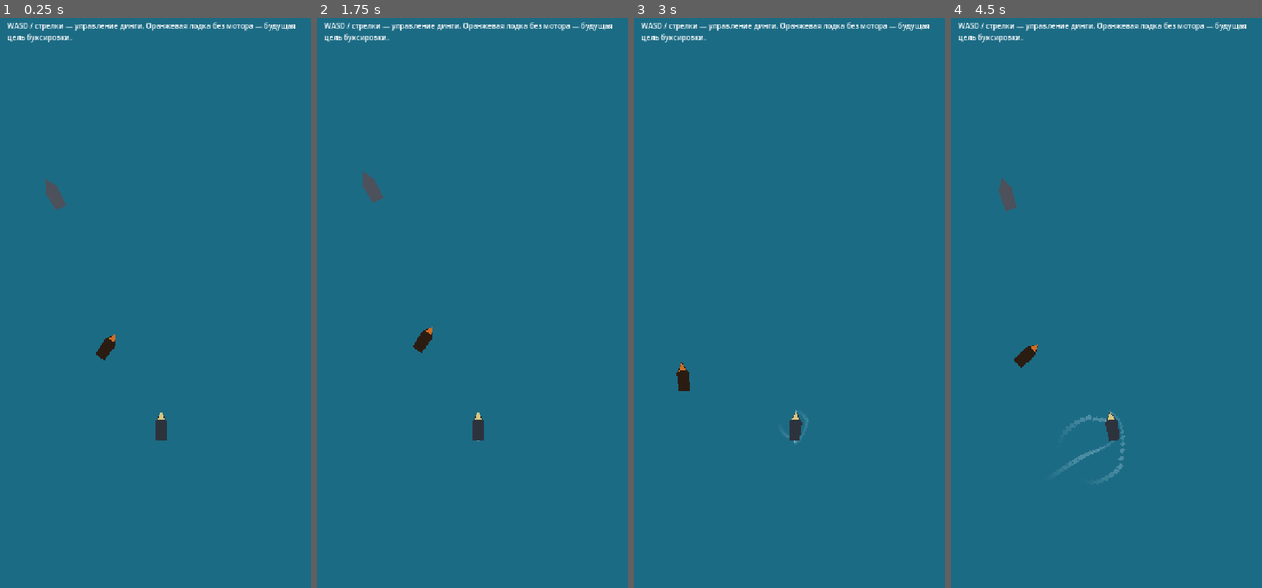
Above: before the commit, frames 1-4 (left to right).
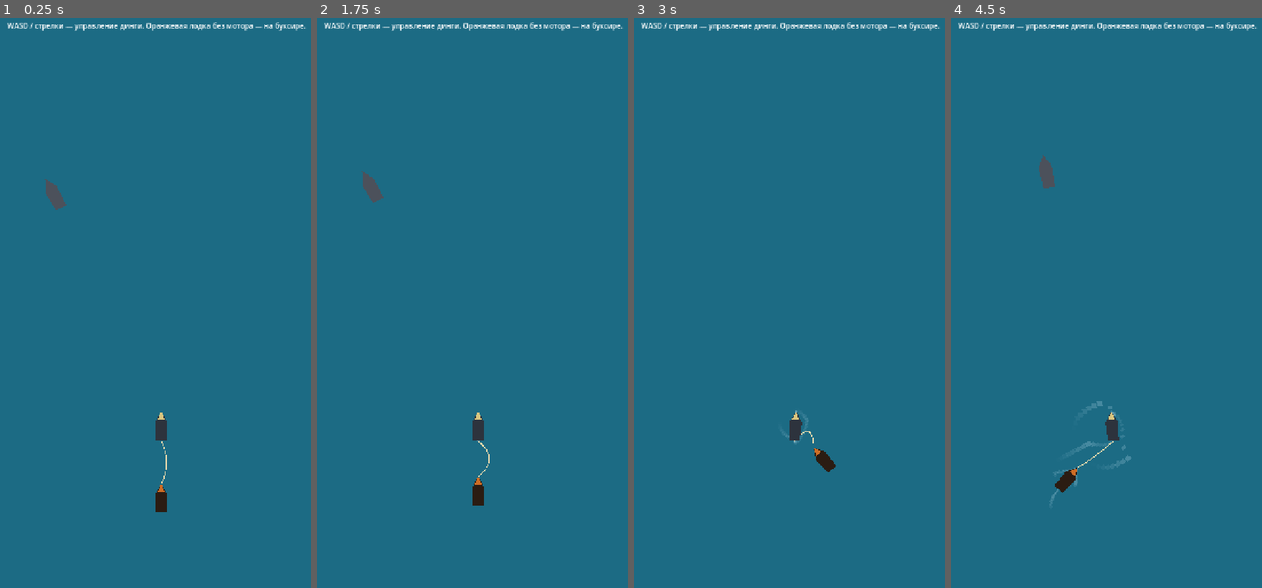
Above: after the commit, the same moments.

Repository: imchrm/bring-dimitrii-luperon
Game: Godot game, scene res://scenes/world/luperon.tscn
Same seed, same stepped clock (60 frames per second), same inputs: the game is played once before the commit and once after it.
Inputs:
- Up to frame 1 (0.25 s): no input
- Up to frame 2 (1.75 s): tap Enter at 0.5 s; hold D (steer_right) 0.53-1.28 s; tap Space at 1.25 s; hold S (reverse) from 1.28 s (still down)
- Up to frame 3 (3 s): release S (reverse) at 2.03 s; hold D (steer_right) 2.03-2.78 s; hold W (thrust) from 2.78 s (still down)
- Up to frame 4 (4.5 s): release W (thrust) at 3.53 s; hold A (steer_left) from 3.53 s (still down)

The runs differ from the first frame. In frame 1, 0.6% of the frame differs, in the area x 2-99%, y 0-87%; in frame 2, 0.6%; in frame 3, 0.6%; in frame 4, 1.5%, in the area x 2-99%, y 0-86%.

Commit message:
Add TowRope: one-sided tow rope in GDScript
Tow rope between Dinghy/TowPoint and DinghyToTow/BowPoint, written in
GDScript instead of DampedSpringJoint2D (a spring that also pushes in
compression).

- Pulls only: force = stiffness * stretch + damping * stretch_rate,
  clamped to [0, max_force]; zero when slack; never pushes even when the
  ends approach quickly (static rope_force).
- Stretch rate uses the anchor point velocities including rotation
  (v + omega x r); force is applied at the anchors, so it also creates
  torque: the towed boat aligns with the rope and trails in the wake.
- Defaults (length 100, stiffness 300, damping 20, max_force 5000) are
  chosen from the explicit-integration stability bound for the worst case
  (sideways load on a 32 px lever, reduced mass ~0.28 kg at 60 Hz).
- Drawn by the same node (Line2D, top_level): straight when taut, a
  parabola with sag depth sqrt(3 * chord * slack / 8) when slack.
- 'attached' toggles physics and drawing, ready for hook/unhook.
- DinghyToTow moved behind the player's stern and attached from start.

Verified headless: straight tow 131 px/s, 1.8 px stretch, 550 N (matches
the thrust/drag balance); full-rudder turn peak 592 N; slack gives exactly
zero force; jerk from slack peaks at 4364 N (< 5000), 4.6 px; 30 s of
circling with no obstacles shows no energy build-up; a sleeping towed
boat is woken and pulled. No invariant violations (finite values, never
pushes, zero force when slack, within max_force) over all scenarios.

Co-Authored-By: Claude Opus 5.5 <noreply@anthropic.com>
Claude-Session: https://claude.ai/code/session_01NyPWaBe8ZHhSeU6k75QsdG

Diff:
--- a/scenes/world/luperon.tscn
+++ b/scenes/world/luperon.tscn
@@ -1,8 +1,9 @@
-[gd_scene load_steps=6 format=3]
+[gd_scene load_steps=7 format=3]
 
 [ext_resource type="Script" path="res://scripts/world/luperon.gd" id="1_lup"]
 [ext_resource type="PackedScene" path="res://scenes/actors/dinghy.tscn" id="2_dinghy"]
 [ext_resource type="Script" path="res://scripts/world/follow_camera.gd" id="3_cam"]
+[ext_resource type="Script" path="res://scripts/actors/tow_rope.gd" id="4_rope"]
 
 [sub_resource type="RectangleShape2D" id="RectangleShape2D_dock"]
 size = Vector2(80, 260)
@@ -69,9 +70,17 @@
 
 [node name="DinghyToTow" parent="." instance=ExtResource("2_dinghy")]
 modulate = Color(0.95, 0.55, 0.3, 1)
-position = Vector2(180, 80)
-rotation = 0.6
+position = Vector2(-162, 200)
 has_engine = false
+
+[node name="TowRope" type="Line2D" parent="." node_paths=PackedStringArray("tug_point", "towed_point")]
+z_as_relative = false
+z_index = -4
+width = 2.0
+default_color = Color(0.92, 0.86, 0.68, 1)
+script = ExtResource("4_rope")
+tug_point = NodePath("../Dinghy/TowPoint")
+towed_point = NodePath("../DinghyToTow/BowPoint")
 
 [node name="HUD" type="CanvasLayer" parent="."]
 
@@ -81,4 +90,4 @@
 offset_right = 704.0
 offset_bottom = 80.0
 autowrap_mode = 3
-text = "WASD / стрелки — управление динги. Оранжевая лодка без мотора — будущая цель буксировки."
+text = "WASD / стрелки — управление динги. Оранжевая лодка без мотора — на буксире."
--- /dev/null
+++ b/scripts/actors/tow_rope.gd
@@ -0,0 +1,155 @@
+class_name TowRope
+extends Line2D
+## TowRope — буксирный трос между двумя твёрдыми телами.
+##
+## Трос, а не пружина: тянет только при натяжении (расстояние между точками
+## крепления больше length) и никогда не толкает. Пока трос провис, силы нет.
+## При натяжении сила = stiffness * растяжение + damping * скорость
+## растяжения, обрезанная снизу нулём (трос не толкает даже при быстром
+## сближении) и сверху max_force (страховка от "взрыва" физики). Скорость
+## растяжения берётся в самих точках крепления, с учётом вращения тел.
+##
+## Сила приложена к обоим телам в точках крепления (apply_force со
+## смещением), поэтому даёт и момент: буксир при рывке уводит кормой,
+## а буксируемая лодка разворачивается носом по тросу и — благодаря
+## поперечному сопротивлению воды (киль) — встаёт в кильватер.
+##
+## Устойчивость явной схемы. Худший случай — сила поперёк корпусов на плече
+## ~32 px: приведённая масса пары точек m_red ~ 0.28 кг (масса 2 кг, момент
+## инерции ~813). Нужно stiffness * dt^2 / m_red и damping * dt / m_red
+## заметно меньше 1..2; при 60 Гц и значениях по умолчанию это ~0.3 и ~1.2.
+## Повышая жёсткость или демпфирование, держите это в уме.
+##
+## Узел же рисует трос (Line2D в мировых координатах, top_level): натянутый —
+## прямой, провисший — дугой, глубина которой соответствует слабине.
+##
+## Точки крепления — узлы Node2D (Marker2D), дочерние к телам; тело —
+## ближайший предок RigidBody2D. attached = false отключает трос (физику и
+## отрисовку) — для будущей механики зацепа/отцепа.
+
+## Точка крепления на буксире (корма буксира).
+@export var tug_point: Node2D
+## Точка крепления на буксируемой лодке (нос).
+@export var towed_point: Node2D
+## Трос подключён: тянет и рисуется.
+@export var attached: bool = true
+
+@export_group("Physics")
+## Длина троса без натяжения, px. ~1.5 длины корпуса динги (64).
+@export_range(1.0, 1000.0, 1.0) var length: float = 100.0
+## Жёсткость, Н/px: сила на 1 px растяжения.
+@export_range(0.0, 5000.0, 1.0) var stiffness: float = 300.0
+## Демпфирование, Н*s/px: гасит колебания растяжения.
+@export_range(0.0, 500.0, 0.5) var damping: float = 20.0
+## Предел силы, Н: страховка от "взрыва" при рывке или застревании.
+@export_range(0.0, 100000.0, 10.0) var max_force: float = 5000.0
+
+@export_group("Visual")
+## Число отрезков дуги провисшего троса.
+@export_range(2, 64, 1) var sag_segments: int = 16
+
+var _tug_body: RigidBody2D
+var _towed_body: RigidBody2D
+## Сила натяжения на последнем шаге физики, Н. Только для чтения (отладка).
+var current_force: float = 0.0
+## Растяжение на последнем шаге физики, px (отрицательное — слабина).
+var current_stretch: float = 0.0
+
+
+func _ready() -> void:
+	top_level = true
+	global_transform = Transform2D.IDENTITY
+	_tug_body = TowRope.find_body(tug_point)
+	_towed_body = TowRope.find_body(towed_point)
+	if _tug_body == null or _towed_body == null:
+		push_error("TowRope: tug_point and towed_point must be children of RigidBody2D")
+		set_physics_process(false)
+		set_process(false)
+		visible = false
+
+
+func _physics_process(_delta: float) -> void:
+	current_force = 0.0
+	current_stretch = 0.0
+	if not attached:
+		return
+	var a: Vector2 = tug_point.global_position
+	var b: Vector2 = towed_point.global_position
+	var chord: Vector2 = b - a
+	var distance: float = chord.length()
+	current_stretch = distance - length
+	if current_stretch <= 0.0 or distance < 0.001:
+		return
+
+	var direction: Vector2 = chord / distance
+	var va: Vector2 = TowRope.point_velocity(_tug_body, a)
+	var vb: Vector2 = TowRope.point_velocity(_towed_body, b)
+	var stretch_rate: float = (vb - va).dot(direction)
+	current_force = TowRope.rope_force(current_stretch, stretch_rate, stiffness, damping, max_force)
+	if current_force <= 0.0:
+		return
+
+	# Буксир тянет к буксируемой, буксируемую — к буксиру.
+	var pull: Vector2 = direction * current_force
+	_tug_body.apply_force(pull, a - _tug_body.global_position)
+	_towed_body.apply_force(-pull, b - _towed_body.global_position)
+
+
+func _process(_delta: float) -> void:
+	visible = attached
+	if not attached:
+		return
+	points = TowRope.rope_polyline(
+		tug_point.global_position, towed_point.global_position, length, sag_segments)
+
+
+## Ближайший предок-RigidBody2D узла (или null).
+static func find_body(node: Node) -> RigidBody2D:
+	var current: Node = node
+	while current != null:
+		var body: RigidBody2D = current as RigidBody2D
+		if body != null:
+			return body
+		current = current.get_parent()
+	return null
+
+
+## Скорость точки тела в мировых координатах: v + omega x r.
+static func point_velocity(body: RigidBody2D, point: Vector2) -> Vector2:
+	var r: Vector2 = point - body.global_position
+	return body.linear_velocity + Vector2(-r.y, r.x) * body.angular_velocity
+
+
+## Сила натяжения троса, Н. Ноль при слабине; при натяжении — упругость
+## плюс демпфирование, обрезанные в [0, limit]: трос никогда не толкает.
+## Чистая функция без состояния — пригодна для юнит-тестов.
+static func rope_force(stretch: float, stretch_rate: float,
+		k: float, c: float, limit: float) -> float:
+	if stretch <= 0.0:
+		return 0.0
+	return clampf(k * stretch + c * stretch_rate, 0.0, limit)
+
+
+## Глубина провиса дуги с хордой chord и длиной rope_length, px.
+## Приближение параболы: длина ~ chord + 8 h^2 / (3 chord), откуда
+## h = sqrt(3 * chord * (rope_length - chord) / 8). Натянутый трос — 0.
+static func sag_depth(chord: float, rope_length: float) -> float:
+	if chord >= rope_length or chord <= 0.0:
+		return 0.0
+	return sqrt(3.0 * chord * (rope_length - chord) / 8.0)
+
+
+## Точки ломаной троса от a до b: прямая при натяжении, парабола при
+## слабине. Провис откладывается вбок от хорды, на одну и ту же сторону.
+static func rope_polyline(a: Vector2, b: Vector2, rope_length: float, segments: int) -> PackedVector2Array:
+	var chord: Vector2 = b - a
+	var depth: float = TowRope.sag_depth(chord.length(), rope_length)
+	if depth <= 0.0:
+		return PackedVector2Array([a, b])
+	var normal: Vector2 = chord.orthogonal().normalized()
+	var result: PackedVector2Array = PackedVector2Array()
+	for i: int in range(segments + 1):
+		var t: float = float(i) / float(segments)
+		# 4 t (1 - t) — парабола с вершиной 1 в середине хорды.
+		result.append(a + chord * t + normal * (depth * 4.0 * t * (1.0 - t)))
+	return result
Not shown, added: scripts/actors/tow_rope.gd.uid
Not shown, changed: README.md
Not shown, changed: docs/ARCHITECTURE.md
Not shown, changed: docs/CHANGELOG.md
Not shown, changed: docs/CONTEXT.md
Not shown, changed: docs/TODO.md
